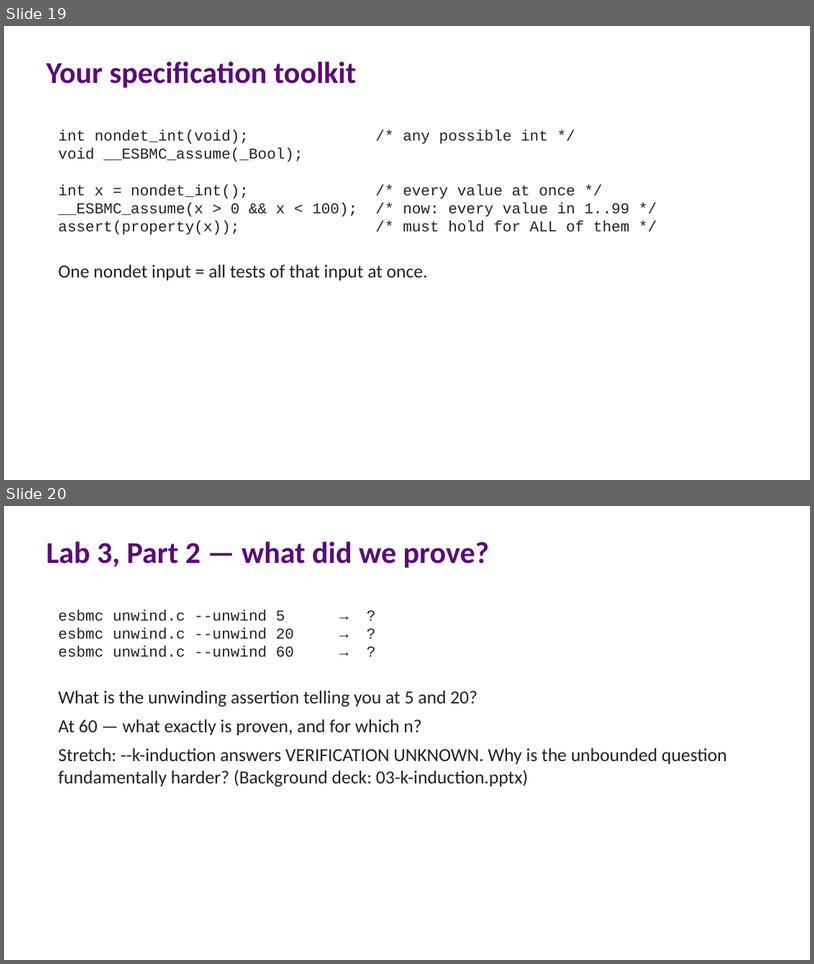
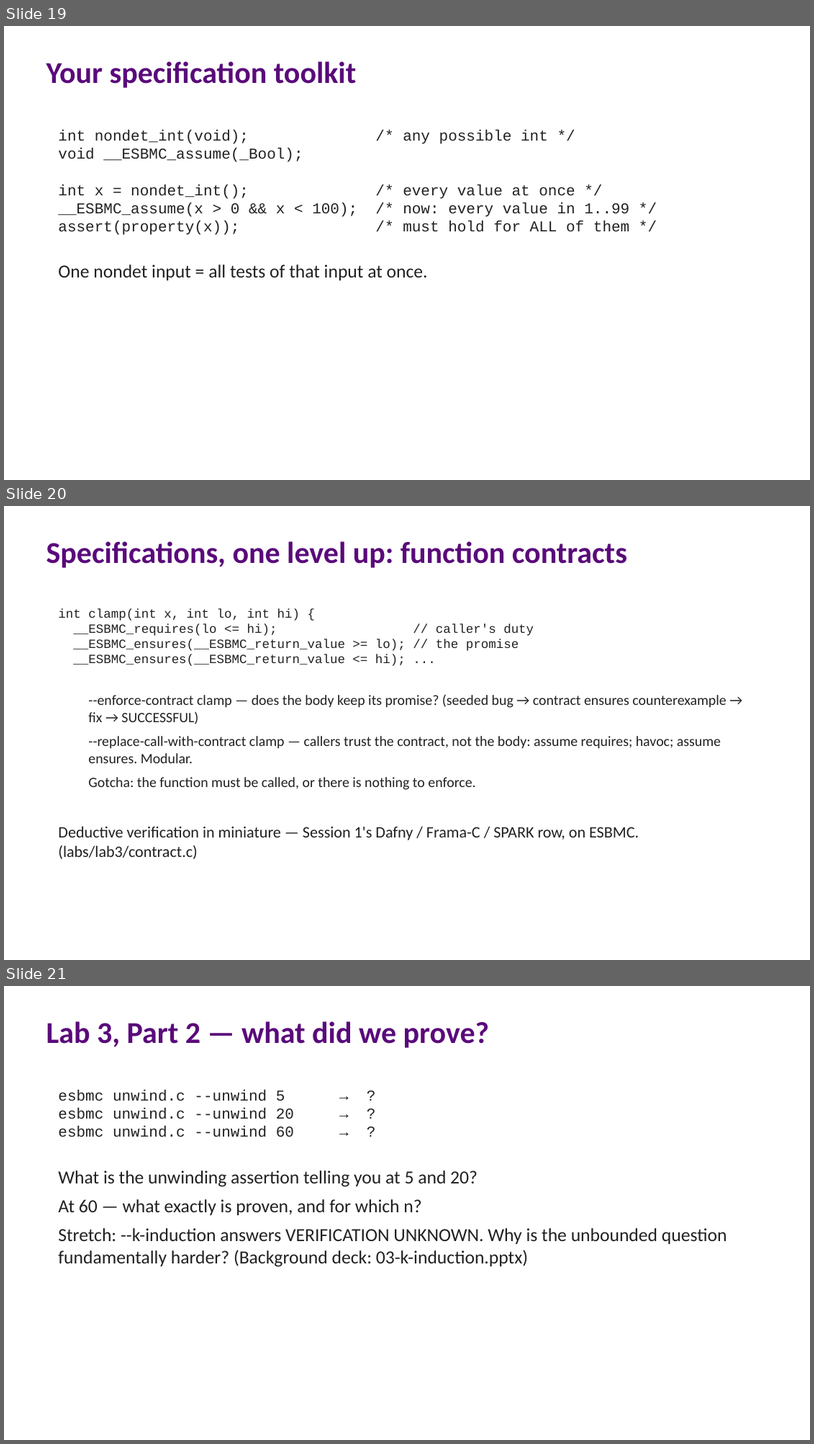
Before and after one commit to lucasccordeiro/unifei, a slide deck: slides/session2/01-session2-hands-on.pptx. Shown one above the other, each under a label of ours: slides 19 and 20 before the commit, slides 19, 20 and 21 after it. The pictures are 814x964 and 814x1444 pixels, drawn with LibreOffice and Linux fonts; fonts in the diff are those of the drawing. Boxes give left, top, right and bottom in pixels: in the first picture for what was removed or moved away, otherwise in the second. Text is boxed around its words. In the diff, an @@ line names an element or a change of style, - is before the commit and + after.

Commit message:
Add function contracts: Lab 3 exercise + Session 1 foundation
New labs/lab3/contract.c (clamp with a seeded ensures bug) teaches function
contracts: --enforce-contract finds the violation, the fix verifies, and
--replace-call-with-contract demonstrates modular reasoning (all verified on
ESBMC 8.3.0). Add a Session 2 Lab 3 slide and a Session 1 foundation slide
(Hoare triples + design-by-contract), README Part 3, and ledger rows.

Citations on the S1 slide verified via citation-verifier against DBLP:
Hoare, CACM 1969 (doi:10.1145/363235.363259); Meyer, IEEE Computer 1992
(doi:10.1109/2.161279).

```diff
--- a/slides/session2/01-session2-hands-on.pptx
+++ b/slides/session2/01-session2-hands-on.pptx
@@ slide 20 added at <box>4,506,810,960</box>, background #FFFFFF @@
@@ text added at <box>46,541,628,568</box>, 36 pt, text #5A0A7A, bold @@
+Specifications, one level up: function contracts
@@ text added at <box>58,609,726,859</box>, 17 pt, text #212121 @@
+int clamp(int x, int lo, int hi) {
+__ESBMC_requires(lo <= hi); // caller's duty
+__ESBMC_ensures(__ESBMC_return_value >= lo); // the promise
+__ESBMC_ensures(__ESBMC_return_value <= hi); ...
+  --enforce-contract clamp — does the body keep its promise? (seeded bug → contract ensures counterexample → fix → SUCCESSFUL)
+  --replace-call-with-contract clamp — callers trust the contract, not the body: assume requires; havoc; assume ensures. Modular.
+  Gotcha: the function must be called, or there is nothing to enforce.
+Deductive verification in miniature — Session 1's Dafny / Frama-C / SPARK row, on ESBMC. (labs/lab3/contract.c)
@@ what was slide 20 is now slide 21 @@
```
Also in this commit, not shown: 8 other files.
